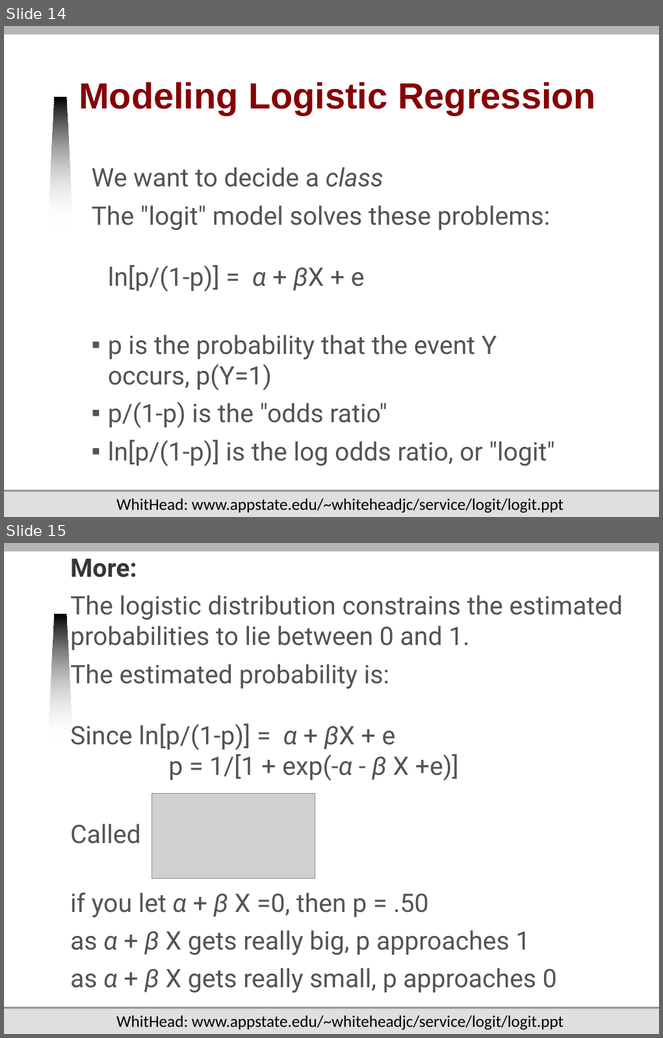
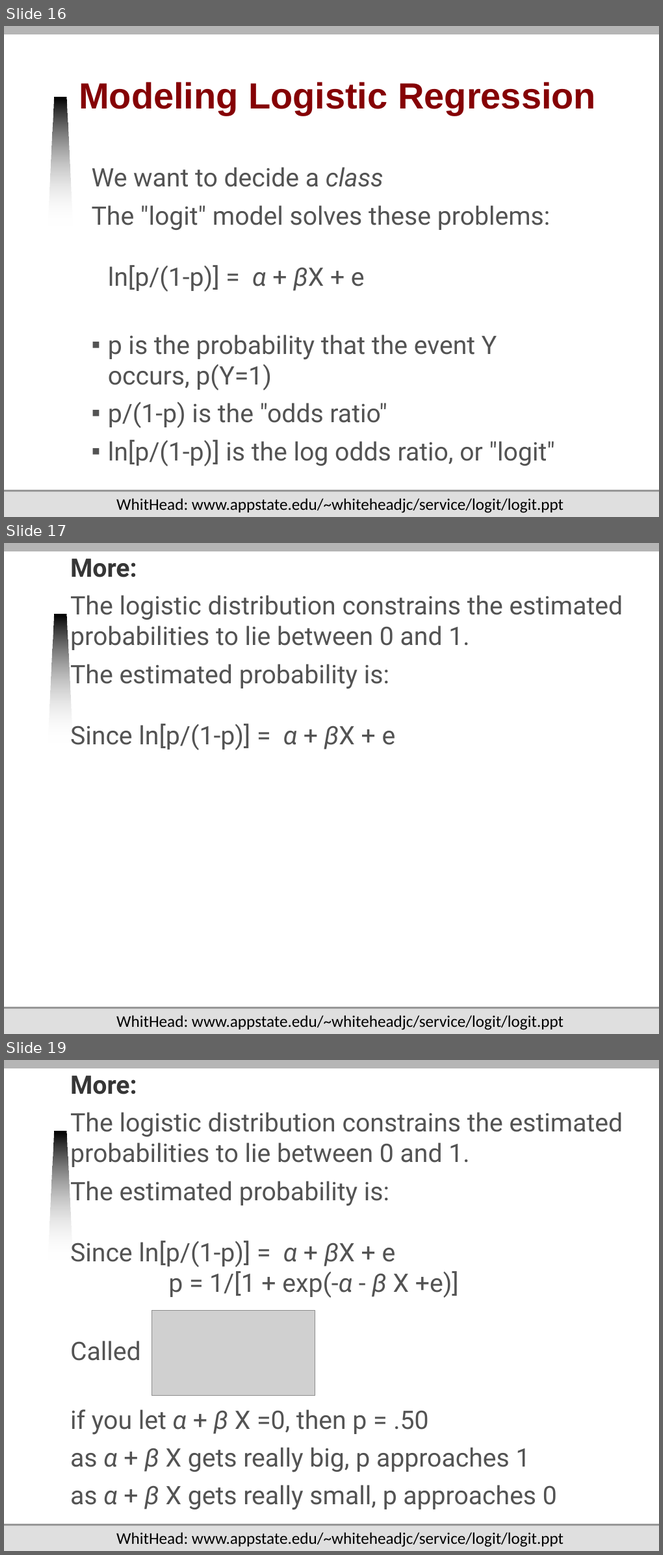
Before and after one commit to jmankoff/data, a slide deck: Lectures/13 Machine Learning II Naive Bayes and Decision Trees.pptx. Shown one above the other, each under a label of ours: slides 14 and 15 before the commit, slides 16, 17 and 19 after it; the slides between them are not shown. The pictures are 663x1038 and 663x1555 pixels, drawn with LibreOffice and Linux fonts; fonts in the diff are those of the drawing; grey boxes stand for pictures; background and template pictures are left out. Boxes give left, top, right and bottom in pixels: in the first picture for what was removed or moved away, otherwise in the second. Text is boxed around its words. In the diff, an @@ line names an element or a change of style, - is before the commit and + after.

```diff
--- a/Lectures/13 Machine Learning II Naive Bayes and Decision Trees.pptx
+++ b/Lectures/13 Machine Learning II Naive Bayes and Decision Trees.pptx
@@ slide 17 added at (4, 543, 659, 1034), background #FFFFFF; not listed: 6 template elements that a slide beside it also shows @@
@@ text added at (70, 559, 623, 750), 28 pt, text #535353 @@
+More:
+The logistic distribution constrains the estimated probabilities to lie between 0 and 1.
+The estimated probability is:
+Since ln[p/(1-p)] = α + βX + e
@@ text added at (116, 1016, 564, 1031), 18 pt, text #000000 @@
+WhitHead: www.appstate.edu/~whiteheadjc/service/logit/logit.ppt
@@ what was slide 14 is now slide 16 @@
@@ what was slide 15 is now slide 19 @@
```
Also in this commit, not shown: 13 slides changed, 4 other slides added, 1 other file.
